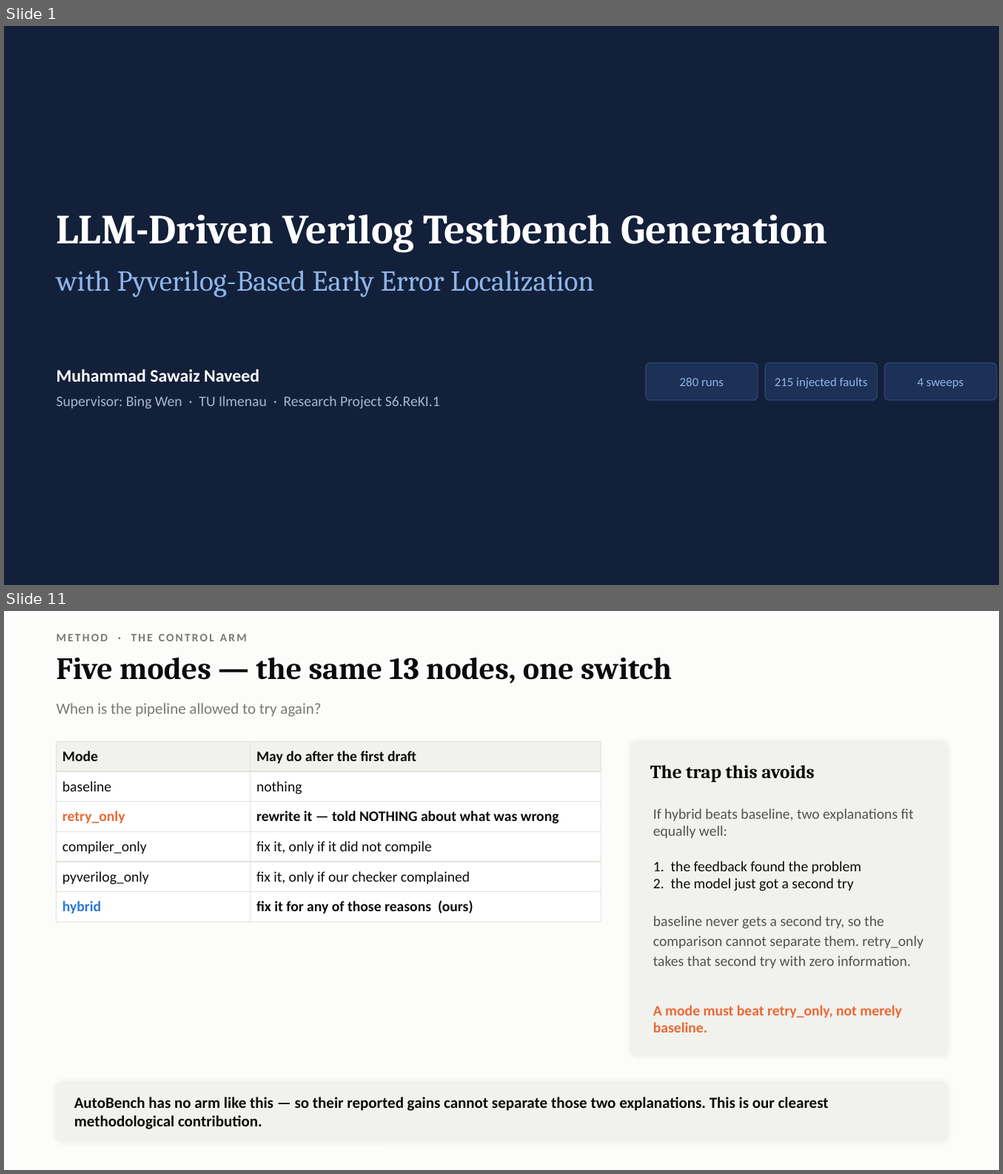
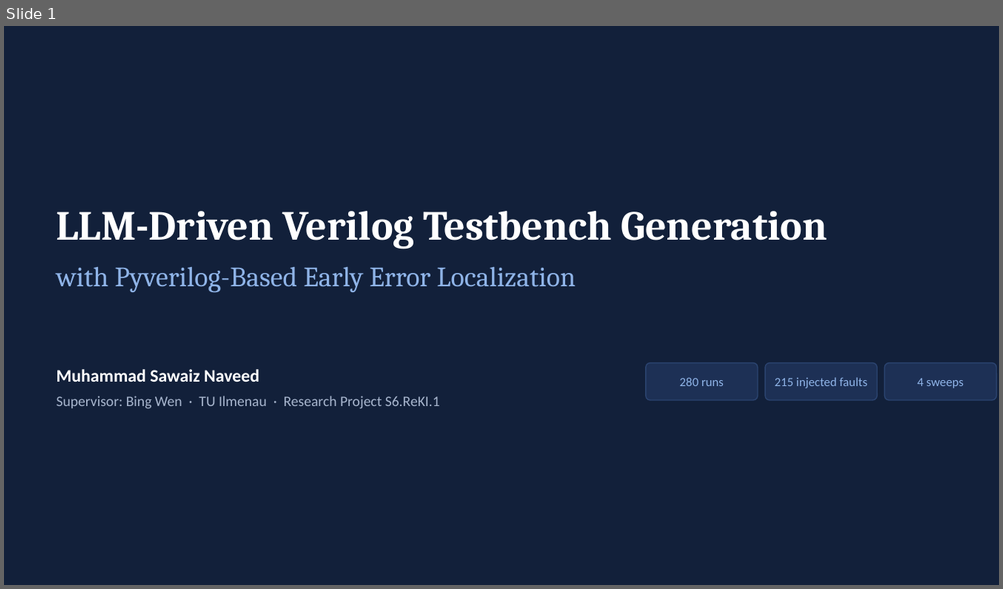
Before and after one commit to Sawaiz-zip/agentic-verilog-testbench, a slide deck: docs/presentation.pptx. Shown one above the other, each under a label of ours: slides 1 and 11 before the commit, slide 1 after it; the slides between them are not shown. The pictures are 1003x1174 and 1003x589 pixels, drawn with LibreOffice and Linux fonts; fonts in the diff are those of the drawing. Boxes give left, top, right and bottom in pixels: in the first picture for what was removed or moved away, otherwise in the second. Text is boxed around its words. In the diff, an @@ line names an element or a change of style, - is before the commit and + after.

```diff
--- a/docs/presentation.pptx
+++ b/docs/presentation.pptx
@@ slide 11 removed at (4,611,999,1170), background #FCFCFB @@
@@ text removed at (57,634,247,641) @@
-METHOD · THE CONTROL ARM
@@ text removed at (57,657,671,684) @@
-Five modes — the same 13 nodes, one switch
@@ text removed at (57,703,321,717) @@
-When is the pipeline allowed to try again?
@@ table removed at (57,741,601,917), 6 rows, 2 columns @@
-Mode | May do after the first draft
-baseline | nothing
-retry_only | rewrite it — told NOTHING about what was wrong
-compiler_only | fix it, only if it did not compile
-pyverilog_only | fix it, only if our checker complained
-hybrid | fix it for any of those reasons (ours)
@@ rounded rectangle removed at (631,741,946,1055) @@
@@ text removed at (650,765,814,783) @@
-The trap this avoids
@@ text removed at (653,809,922,968) @@
-If hybrid beats baseline, two explanations fit equally well:
-1. the feedback found the problem
-2. the model just got a second try
-baseline never gets a second try, so the comparison cannot separate them. retry_only takes that second try with zero information.
@@ text removed at (653,1005,902,1033) @@
-A mode must beat retry_only, not merely baseline.
@@ rounded rectangle removed at (57,1082,946,1141) @@
@@ text removed at (74,1097,828,1130) @@
-AutoBench has no arm like this — so their reported gains cannot separate those two explanations. This is our clearest methodological contribution.
@@ slide 1 changed as well @@
@@ text "LLM-Driven Verilog Testbench Generation": place and size @@
-text "LLM-Driven Verilog Testbench Generation" at (57,215,827,253)
+text "LLM-Driven Verilog Testbench Generation" at (57,211,827,249)
@@ text "with Pyverilog-Based Early Error Localization" at (57,266,575,293): size 28 to 27 pt @@
```
Also in this commit, not shown: 6 other slides changed, 17 slides added, 18 other slides removed, 3 other files.
